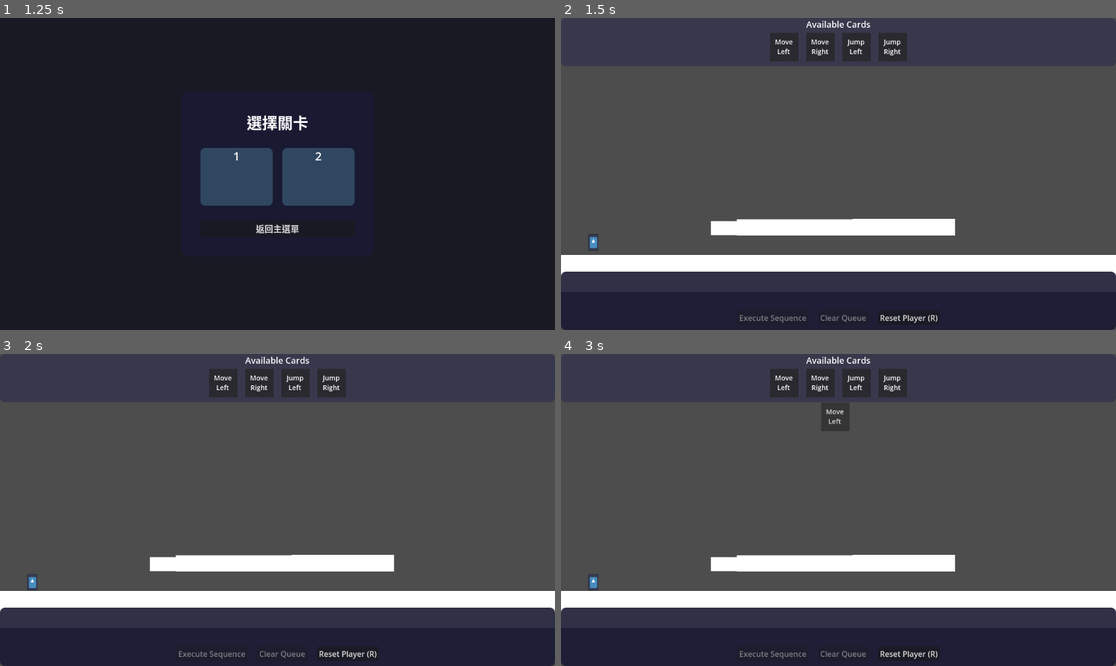
Above: before the commit, frames 1-4 (two rows, left to right).
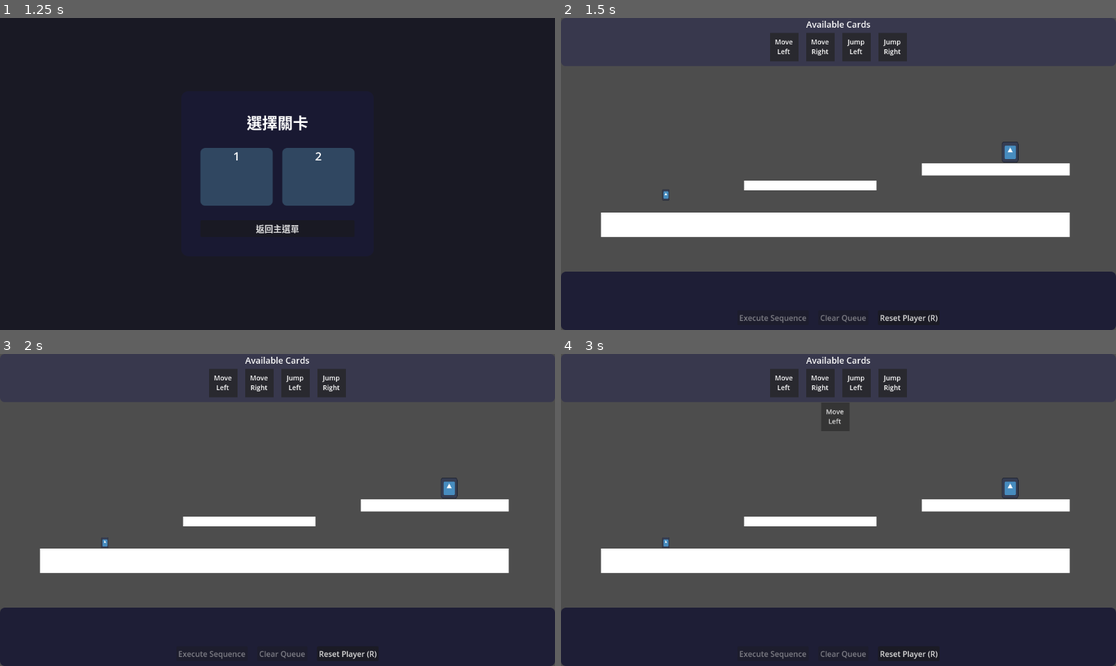
Above: after the commit, the same moments.

Repository: Yuanryan/Rune-Lengend
Game: Godot game, scene res://Scenes/main.tscn
Same seed, same stepped clock (60 frames per second), same inputs: the game is played once before the commit and once after it. The engine's default icon, where the game draws it, is replaced by a stand-in: a white triangle on a blue panel in a dark square.
Inputs (mouse positions are in pixels of both pictures, inside the frame that each line leads up to):
- Up to frame 1 (1.25 s): click "Start" at 0.5 s
- Up to frame 2 (1.5 s): click "🔒" at 1.25 s
- Up to frame 3 (2 s): no input
- Up to frame 4 (3 s): click "Reset Player (R)" at 2 s; tap Enter (ui_accept) at 2.75 s; drag from (783, 382) to (894, 441) at 2.77 s

Frame 1 is identical in both runs. In frame 2, 12% of the frame differs, in the area x 0-100%, y 39-83%; in frame 3, 12%; in frame 4, 12%.

Commit message:
Checkpoint respawn

Diff:
--- /dev/null
+++ b/Resources/Levels/level_2.tres
@@ -0,0 +1,9 @@
+[gd_resource type="Resource" script_class="LevelResource" load_steps=2 format=3 uid="uid://ctd8etfsbs10v"]
+
+[ext_resource type="Script" uid="uid://bnoi35lwldban" path="res://Scripts/Level/level_resource.gd" id="1_guwgs"]
+
+[resource]
+script = ExtResource("1_guwgs")
+level_name = "Level "
+available_animals = Array[int]([1])
+metadata/_custom_type_script = "uid://bnoi35lwldban"
--- a/Scenes/LevelEdit/land.tscn
+++ b/Scenes/LevelEdit/land.tscn
@@ -6,5 +6,5 @@
 script = ExtResource("1_s5vhh")
 
 [node name="Polygon2D" type="Polygon2D" parent="."]
-position = Vector2(0, 128)
-polygon = PackedVector2Array(0, 256, 0, 384, 384, 384, 384, 256)
+position = Vector2(0, -256)
+polygon = PackedVector2Array(0, 256, 0, 320, 384, 320, 384, 256)
--- a/Scenes/Levels/level_1.tscn
+++ b/Scenes/Levels/level_1.tscn
@@ -18,10 +18,11 @@
 [node name="Land" parent="." instance=ExtResource("2_4dpyx")]
 
 [node name="Polygon2D" parent="Land" index="0"]
+position = Vector2(8, 152)
 polygon = PackedVector2Array(-576, 256, -576, 320, 640, 320, 640, 256)
 
-[node name="CollisionPolygon2D" type="CollisionPolygon2D" parent="Land"]
-position = Vector2(0, 128)
+[node name="@CollisionPolygon2D@41520" type="CollisionPolygon2D" parent="Land"]
+position = Vector2(8, 152)
 polygon = PackedVector2Array(-576, 256, -576, 320, 640, 320, 640, 256)
 
 [node name="Land2" parent="." instance=ExtResource("2_4dpyx")]
@@ -31,46 +32,62 @@
 position = Vector2(-237, -26)
 polygon = PackedVector2Array(40, 344, 40, 368, 384, 368, 384, 344)
 
-[node name="CollisionPolygon2D" type="CollisionPolygon2D" parent="Land2"]
+[node name="@CollisionPolygon2D@41521" type="CollisionPolygon2D" parent="Land2"]
 position = Vector2(-237, -26)
 polygon = PackedVector2Array(40, 344, 40, 368, 384, 368, 384, 344)
 
 [node name="Land3" parent="." instance=ExtResource("2_4dpyx")]
-position = Vector2(-242, 90)
+position = Vector2(296, 264)
 
 [node name="Polygon2D" parent="Land3" index="0"]
-position = Vector2(306, -170)
-color = Color(0.29803923, 0.84705883, 0.69411767, 1)
-polygon = PackedVector2Array(128, 368, 128, 384, 256, 384, 256, 368)
+position = Vector2(-32, -336)
+polygon = PackedVector2Array(0, 352, 0, 384, 384, 384, 384, 352)
 
-[node name="CollisionPolygon2D" type="CollisionPolygon2D" parent="Land3"]
-position = Vector2(306, -170)
-polygon = PackedVector2Array(128, 368, 128, 384, 256, 384, 256, 368)
+[node name="@CollisionPolygon2D@41522" type="CollisionPolygon2D" parent="Land3"]
+position = Vector2(-32, -336)
+polygon = PackedVector2Array(0, 352, 0, 384, 384, 384, 384, 352)
+
+[node name="checkpoint" parent="." instance=ExtResource("5_cyadu")]
+position = Vector2(472, 224)
+checkpoint_id = 1
+camera_target_position = Vector2(1128, 176)
+
+[node name="checkpoint2" parent="." instance=ExtResource("5_cyadu")]
+position = Vector2(1792, 464)
+checkpoint_id = 1
+camera_target_position = Vector2(2440, 176)
 
 [node name="Camera2D" type="Camera2D" parent="."]
-position = Vector2(24, 144)
+position = Vector2(48, 208)
 offset = Vector2(0, 100)
-zoom = Vector2(1.2, 1.2)
+zoom = Vector2(0.8, 0.8)
 limit_enabled = false
 position_smoothing_enabled = true
 position_smoothing_speed = 8.0
 
-[node name="Land3" parent="." instance=ExtResource("2_4dpyx")]
-position = Vector2(267, 131)
+[node name="Land5" parent="." instance=ExtResource("2_4dpyx")]
+position = Vector2(2072, 432)
 
-[node name="Polygon2D" parent="Land3" index="0"]
-position = Vector2(-419, -158.00002)
-scale = Vector2(0.98437506, 0.98437506)
-polygon = PackedVector2Array(0, 354.53967, 0, 384, 384, 384, 384, 354.38016)
+[node name="Polygon2D" parent="Land5" index="0"]
+position = Vector2(-48, -240)
 
-[node name="CollisionPolygon2D" type="CollisionPolygon2D" parent="Land3"]
-position = Vector2(-419, -158.00002)
-polygon = PackedVector2Array(0, 349, 0, 378, 378, 378, 378, 349)
+[node name="@CollisionPolygon2D@41523" type="CollisionPolygon2D" parent="Land5"]
+position = Vector2(-48, -240)
+polygon = PackedVector2Array(0, 256, 0, 320, 384, 320, 384, 256)
 
-[node name="checkpoint2" parent="." instance=ExtResource("5_cyadu")]
-position = Vector2(526, 225)
-camera_target_position = Vector2(1000, 144)
+[node name="Land4" parent="." instance=ExtResource("2_4dpyx")]
+position = Vector2(760, 472)
+
+[node name="Polygon2D" parent="Land4" index="0"]
+position = Vector2(16, -208)
+polygon = PackedVector2Array(0, 256, 0, 320, 1120, 320, 1120, 256)
+
+[node name="CollisionPolygon2D" type="CollisionPolygon2D" parent="Land4"]
+position = Vector2(16, -208)
+polygon = PackedVector2Array(0, 256, 0, 320, 1120, 320, 1120, 256)
 
 [editable path="Land"]
 [editable path="Land2"]
 [editable path="Land3"]
+[editable path="Land5"]
+[editable path="Land4"]
--- a/Scenes/Levels/level_2.tscn
+++ b/Scenes/Levels/level_2.tscn
@@ -1,27 +1,60 @@
-[gd_scene load_steps=5 format=3 uid="uid://dnle1wpu00iwi"]
+[gd_scene load_steps=6 format=3 uid="uid://crejoacv1bekc"]
 
 [ext_resource type="Script" uid="uid://bfeqcf2b658ki" path="res://Scripts/Level/level.gd" id="1_oylv5"]
+[ext_resource type="Resource" uid="uid://ctd8etfsbs10v" path="res://Resources/Levels/level_2.tres" id="2_ovj6s"]
 [ext_resource type="PackedScene" uid="uid://cplrsetwf82ks" path="res://Scenes/LevelEdit/land_edit_tool.tscn" id="2_w2ac1"]
 [ext_resource type="PackedScene" uid="uid://bn81qjmigxgbl" path="res://Scenes/LevelEdit/land.tscn" id="3_ovj6s"]
-[ext_resource type="PackedScene" uid="uid://m78ohatsav31" path="res://Scenes/LevelEdit/starting_point.tscn" id="4_w2ac1"]
+[ext_resource type="PackedScene" uid="uid://ctp1234l38t1a" path="res://Scenes/LevelEdit/checkpoint.tscn" id="3_w2ac1"]
 
-[node name="Level" type="Node2D"]
+[node name="Level2" type="Node2D"]
 script = ExtResource("1_oylv5")
+level_resource = ExtResource("2_ovj6s")
 metadata/_custom_type_script = "uid://bfeqcf2b658ki"
 
 [node name="LandEditTool" parent="." instance=ExtResource("2_w2ac1")]
 
+[node name="StartingPoint" type="Marker2D" parent="."]
+position = Vector2(-80, 256)
+
+[node name="checkpoint" parent="." instance=ExtResource("3_w2ac1")]
+position = Vector2(472, 224)
+checkpoint_id = 1
+camera_target_position = Vector2(872, 128)
+
+[node name="checkpoint2" parent="." instance=ExtResource("3_w2ac1")]
+position = Vector2(1024, 240)
+checkpoint_id = 2
+camera_target_position = Vector2(552, 16)
+
+[node name="Camera2D" type="Camera2D" parent="."]
+position = Vector2(392, 176)
+offset = Vector2(0, 100)
+zoom = Vector2(0.8, 0.8)
+limit_enabled = false
+position_smoothing_enabled = true
+position_smoothing_speed = 8.0
+
 [node name="Land" parent="." instance=ExtResource("3_ovj6s")]
+position = Vector2(304, 328)
 
 [node name="Polygon2D" parent="Land" index="0"]
-position = Vector2(257, 171)
-polygon = PackedVector2Array(247, 277, 0, 384, 384, 384, 384, 256)
+position = Vector2(-464, -288)
+polygon = PackedVector2Array(0, 256, 32, 296, 1016, 304, 1168, 256)
 
 [node name="CollisionPolygon2D" type="CollisionPolygon2D" parent="Land"]
-position = Vector2(257, 171)
-polygon = PackedVector2Array(247, 277, 0, 384, 384, 384, 384, 256)
+position = Vector2(-464, -288)
+polygon = PackedVector2Array(0, 256, 32, 296, 1016, 304, 1168, 256)
 
-[node name="StartingPoint" parent="." instance=ExtResource("4_w2ac1")]
-position = Vector2(349, 490)
+[node name="Land2" parent="." instance=ExtResource("3_ovj6s")]
+position = Vector2(608, 656)
+
+[node name="Polygon2D" parent="Land2" index="0"]
+position = Vector2(112, -608)
+polygon = PackedVector2Array(0, 256, 32, 296, 295.3371, 298.14087, 1016, 304, 1168, 256)
+
+[node name="CollisionPolygon2D" type="CollisionPolygon2D" parent="Land2"]
+position = Vector2(112, -608)
+polygon = PackedVector2Array(0, 256, 32, 296, 295.3371, 298.14087, 1016, 304, 1168, 256)
 
 [editable path="Land"]
+[editable path="Land2"]
--- a/Scripts/Level/checkpoint.gd
+++ b/Scripts/Level/checkpoint.gd
@@ -1,7 +1,7 @@
 extends Area2D
 class_name Checkpoint
 
-@export var checkpoint_id: String = ""
+@export var checkpoint_id: int = 0
 @export var camera_target_position: Vector2 = Vector2.ZERO
 var active: bool = false
 
@@ -9,13 +9,7 @@
 
 func _ready() -> void:
     add_to_group("checkpoints")
-    connect("body_entered", _on_body_entered)
-    assign_id()
-    print("hi")
-
-func assign_id() -> void:
-    checkpoint_id = "checkpoint_" + str(get_instance_id())
-    print("Assigned Checkpoint ID: ", checkpoint_id)
+    body_entered.connect(_on_body_entered)
 
 func _on_body_entered(body: Node) -> void:
     if active:
--- a/Scripts/Level/land_edit_tool.gd
+++ b/Scripts/Level/land_edit_tool.gd
@@ -10,10 +10,6 @@
 # 工具按鈕 - 生成所有碰撞
 @export_tool_button("Generate All Collisions", "CollisionPolygon2D") var generate_all_action = generate_all_collisions
 @export_tool_button("Clear All Collisions", "CollisionPolygon2D") var clear_all_action = clear_all_collisions
-
-func _ready() -> void:
-    if Engine.is_editor_hint():
-        land_tools = _find_all_land_tools()
 
 func _get_configuration_warnings() -> PackedStringArray:
     var warnings: PackedStringArray = []
--- a/Scripts/Level/land_tool.gd
+++ b/Scripts/Level/land_tool.gd
@@ -9,6 +9,7 @@
 func _ready():
     if Engine.is_editor_hint():
         get_parent().set_editable_instance(self, true)
+        collision_polygon_2d = _find_collision()
 
 func _get_configuration_warnings() -> PackedStringArray:
     var warnings: PackedStringArray = []
@@ -24,6 +25,13 @@
     for child in get_children():
         if child is Polygon2D:
             set_editable_instance(child, true)
+            return child
+    return null
+
+func _find_collision() -> CollisionPolygon2D:
+    # 尋找第一個 Polygon2D 子節點
+    for child in get_children():
+        if child is CollisionPolygon2D:
             return child
     return null
 
--- a/Scripts/Level/level.gd
+++ b/Scripts/Level/level.gd
@@ -7,6 +7,11 @@
 @export var level_resource: LevelResource = null
 @onready var starting_point: Marker2D = $StartingPoint
 @onready var camera: Camera2D = $Camera2D
+
+# 檢查點陣列
+var checkpoints: Array[Checkpoint] = []
+# 當前檢查點ID（最後到達的檢查點）
+var current_checkpoint_id: int = 0
 
 func _get_configuration_warnings() -> PackedStringArray:
     var warnings: PackedStringArray = []
@@ -22,22 +27,31 @@
 func _ready() -> void:
     if not starting_point:
         push_error("Level 缺少 StartingPoint 子節點")
-        return
-
     # 只在非編輯器模式下生成玩家
     if not Engine.is_editor_hint():
-        spawn_player()
+        initialize_checkpoints()
 
-    # 連接所有檢查點的信號
-    for checkpoint in get_tree().get_nodes_in_group("checkpoints"):
-        checkpoint.checkpoint_reached.connect(_on_checkpoint_reached)
+# 初始化檢查點陣列
+func initialize_checkpoints() -> void:
+    checkpoints.clear()
 
-    camera.position_smoothing_enabled = true
-    camera.position_smoothing_speed = 8.0
+    # 僅從本節點的直接子節點收集檢查點
+    for child in get_children():
+        if child is Checkpoint:
+            checkpoints.append(child)
+            child.checkpoint_reached.connect(_on_checkpoint_reached)
 
-func _on_checkpoint_reached(checkpoint_id: String, camera_target_position: Vector2, checkpoint_pos: Vector2) -> void:
+    print("已初始化 ", checkpoints.size(), " 個檢查點")
+
+func _on_checkpoint_reached(checkpoint_id: int, camera_target_position: Vector2, checkpoint_pos: Vector2) -> void:
+    # 更新當前檢查點ID
+    current_checkpoint_id = checkpoint_id
+
+    # 更新相機和起始點位置
     camera.global_position = camera_target_position
     starting_point.global_position = checkpoint_pos
+
+    print("到達檢查點: ", checkpoint_id)
 
 # 在起始點生成玩家
 func spawn_player() -> Player:
@@ -58,7 +72,6 @@
 
     # 設置玩家位置
     player.global_position = starting_point.global_position
-
     # 將玩家加入場景
     add_child(player)
     return player
@@ -70,3 +83,57 @@
     else:
         push_error("無法獲取起始點位置：StartingPoint 不存在")
         return Vector2.ZERO
+
+# 檢查點管理方法
+func get_checkpoints() -> Array[Checkpoint]:
+    """獲取所有檢查點"""
+    return checkpoints
+
+func get_checkpoint_count() -> int:
+    """獲取檢查點數量"""
+    return checkpoints.size()
+
+func get_checkpoint_by_id(checkpoint_id: int) -> Checkpoint:
+    """根據ID獲取檢查點"""
+    for checkpoint in checkpoints:
+        if checkpoint.checkpoint_id == checkpoint_id:
+            return checkpoint
+    return null
+
+func get_active_checkpoints() -> Array[Checkpoint]:
+    """獲取已激活的檢查點"""
+    var active_checkpoints: Array[Checkpoint] = []
+    for checkpoint in checkpoints:
+        if checkpoint.active:
+            active_checkpoints.append(checkpoint)
+    return active_checkpoints
+
+func get_current_checkpoint_id() -> int:
+    """獲取當前檢查點ID（最後到達的檢查點）"""
+    return current_checkpoint_id
+
+func get_current_checkpoint() -> Checkpoint:
+    """獲取當前檢查點物件（最後到達的檢查點）"""
+    return get_checkpoint_by_id(current_checkpoint_id)
+
+func set_starting_point_to_checkpoint(checkpoint: Checkpoint) -> void:
+    """將起始點設置到指定檢查點的位置"""
+    if checkpoint:
+        starting_point.global_position = checkpoint.global_position
+        camera.global_position = checkpoint.camera_target_position
+        print("起始點已設置到檢查點: ", checkpoint.checkpoint_id)
+
+func set_starting_point_to_checkpoint_by_id(checkpoint_id: int) -> void:
+    """根據ID將起始點設置到指定檢查點的位置"""
+    var checkpoint = get_checkpoint_by_id(checkpoint_id)
+    if checkpoint:
+        set_starting_point_to_checkpoint(checkpoint)
+    else:
+        print("找不到檢查點: ", checkpoint_id)
+
+func set_starting_point_to_current_checkpoint() -> void:
+    """將起始點設置到當前檢查點的位置"""
+    if current_checkpoint_id > 0:
+        set_starting_point_to_checkpoint_by_id(current_checkpoint_id)
+    else:
+        print("沒有當前檢查點，保持原始起始點位置")
--- a/Scripts/Managers/level_manager.gd
+++ b/Scripts/Managers/level_manager.gd
@@ -8,6 +8,7 @@
 
 # 關卡場景字典
 var level_scenes: Dictionary = {}
+
 
 # 信號
 signal level_loaded(level_scene: Level)
@@ -83,7 +84,7 @@
 # ========== 核心功能 ==========
 
 # 載入關卡場景
-func load_level_scene(level_scene: PackedScene) -> Level:
+func load_level_scene(level_scene: PackedScene, spawn_position: Vector2 = Vector2.ZERO) -> Level:
     # 清除當前關卡
     if current_level:
         current_level.queue_free()
@@ -101,6 +102,11 @@
 
     # 將關卡加入場景樹
     get_tree().current_scene.add_child(current_level)
+
+    # 如果指定了生成位置，設置起始點並生成玩家
+    if spawn_position != Vector2.ZERO:
+        current_level.starting_point.global_position = spawn_position
+    current_level.spawn_player()
 
     # 通知 UI Manager 創建卡片
     UIManager.create_cards_from_level(current_level)
@@ -134,21 +140,92 @@
         push_error("沒有當前關卡場景可以重新載入")
         return null
 
-    # 保存當前動作佇列狀態（從UI獲取，因為玩家可能正在執行動作）
+    # 保存動作佇列狀態
+    var saved_action_queue = _save_action_queue()
+
+    # 重新載入關卡
+    var reloaded_level = load_level_scene(current_level_scene)
+
+    # 恢復動作佇列
+    if reloaded_level:
+        await _restore_action_queue(saved_action_queue)
+
+    return reloaded_level
+
+# 保存和恢復動作佇列的通用方法
+func _save_action_queue() -> Array:
+    """保存當前動作佇列狀態"""
     var saved_action_queue = []
     var in_game_ui = UIManager.get_in_game_ui()
     if in_game_ui and in_game_ui.action_queue:
         saved_action_queue = in_game_ui.action_queue.get_action_types()
-
-    # 重新載入關卡
-    var reloaded_level = load_level_scene(current_level_scene)
-
-    # 恢復動作佇列
-    if reloaded_level and saved_action_queue.size() > 0:
-        # 等待一幀確保UI已經準備好
+    return saved_action_queue
+
+func _restore_action_queue(saved_action_queue: Array) -> void:
+    """恢復動作佇列狀態"""
+    if saved_action_queue.size() > 0:
         await get_tree().process_frame
-        in_game_ui = UIManager.get_in_game_ui()
+        var in_game_ui = UIManager.get_in_game_ui()
         if in_game_ui:
             in_game_ui.restore_action_queue(saved_action_queue)
 
+# 從最後檢查點重新載入關卡
+func reload_level_from_last_checkpoint() -> Level:
+    """從最後到達的檢查點重新載入關卡"""
+    if not current_level_scene:
+        push_error("沒有當前關卡場景可以重新載入")
+        return null
+
+    # 保存當前檢查點ID和動作佇列狀態
+    var saved_checkpoint_id = 0
+    var spawn_position = Vector2.ZERO
+
+    if current_level:
+        saved_checkpoint_id = current_level.get_current_checkpoint_id()
+        print("保存的檢查點ID: ", saved_checkpoint_id)
+
+        # 獲取檢查點位置
+        if saved_checkpoint_id > 0:
+            var checkpoint = current_level.get_checkpoint_by_id(saved_checkpoint_id)
+            if checkpoint:
+                spawn_position = checkpoint.global_position
+                print("檢查點位置: ", spawn_position)
+
+    var saved_action_queue = _save_action_queue()
+
+    # 重新載入關卡並在檢查點位置生成玩家
+    var reloaded_level = load_level_scene(current_level_scene, spawn_position)
+
+    # 恢復動作佇列
+    if reloaded_level:
+        await _restore_action_queue(saved_action_queue)
+
     return reloaded_level
+
+# 從指定檢查點重新載入關卡
+func reload_level_from_specific_checkpoint(checkpoint_id: int) -> Level:
+    """從指定檢查點重新載入關卡"""
+    if not current_level_scene:
+        push_error("沒有當前關卡場景可以重新載入")
+        return null
+
+    # 獲取指定檢查點位置
+    var spawn_position = Vector2.ZERO
+    if current_level:
+        var checkpoint = current_level.get_checkpoint_by_id(checkpoint_id)
+        if checkpoint:
+            spawn_position = checkpoint.global_position
+            print("指定檢查點位置: ", spawn_position)
+        else:
+            print("找不到檢查點: ", checkpoint_id)
+
+    var saved_action_queue = _save_action_queue()
+
+    # 重新載入關卡並在指定檢查點位置生成玩家
+    var reloaded_level = load_level_scene(current_level_scene, spawn_position)
+
+    # 恢復動作佇列
+    if reloaded_level:
+        await _restore_action_queue(saved_action_queue)
+
+    return reloaded_level
--- a/Scripts/UI/InGame/in_game_ui.gd
+++ b/Scripts/UI/InGame/in_game_ui.gd
@@ -78,7 +78,7 @@
 func reset_player() -> void:
     """重新載入關卡並保持動作佇列"""
     # 重新載入關卡（LevelManager會自動保存和恢復動作佇列）
-    LevelManager.reload_current_level()
+    LevelManager.reload_level_from_last_checkpoint()
 
 func restore_action_queue(action_types: Array[Action.ActionType]) -> void:
     """恢復動作佇列（由LevelManager調用）"""
--- a/Scripts/player.gd
+++ b/Scripts/player.gd
@@ -69,7 +69,7 @@
         interrupt_current_action()
     elif event.is_action_pressed("reset_player"):
         # 使用關卡重新載入而不是直接重置玩家
-        LevelManager.reload_current_level()
+        LevelManager.reload_level_from_last_checkpoint()
 
 func _physics_process(delta: float) -> void:
     # 重力
